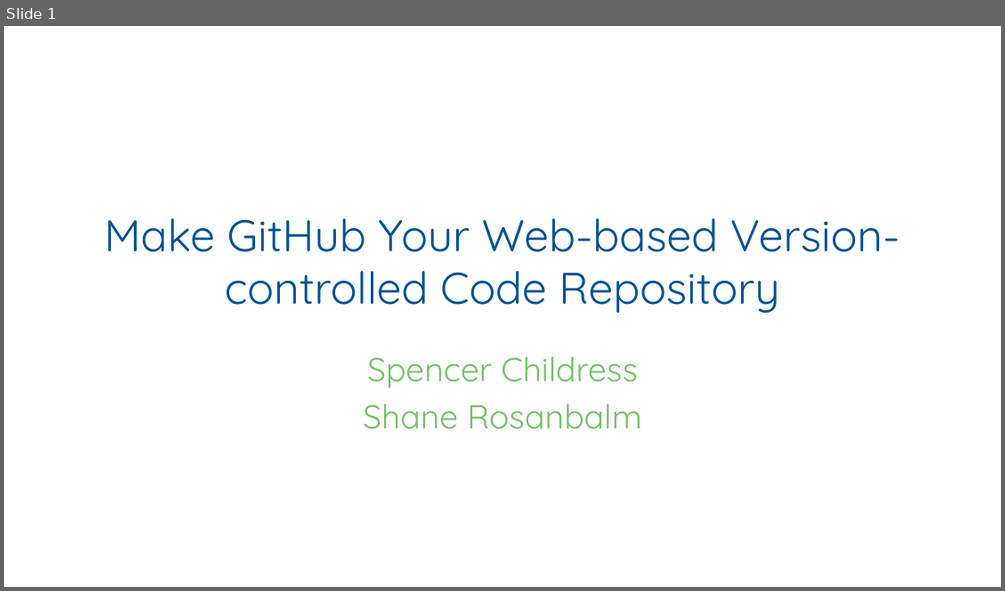
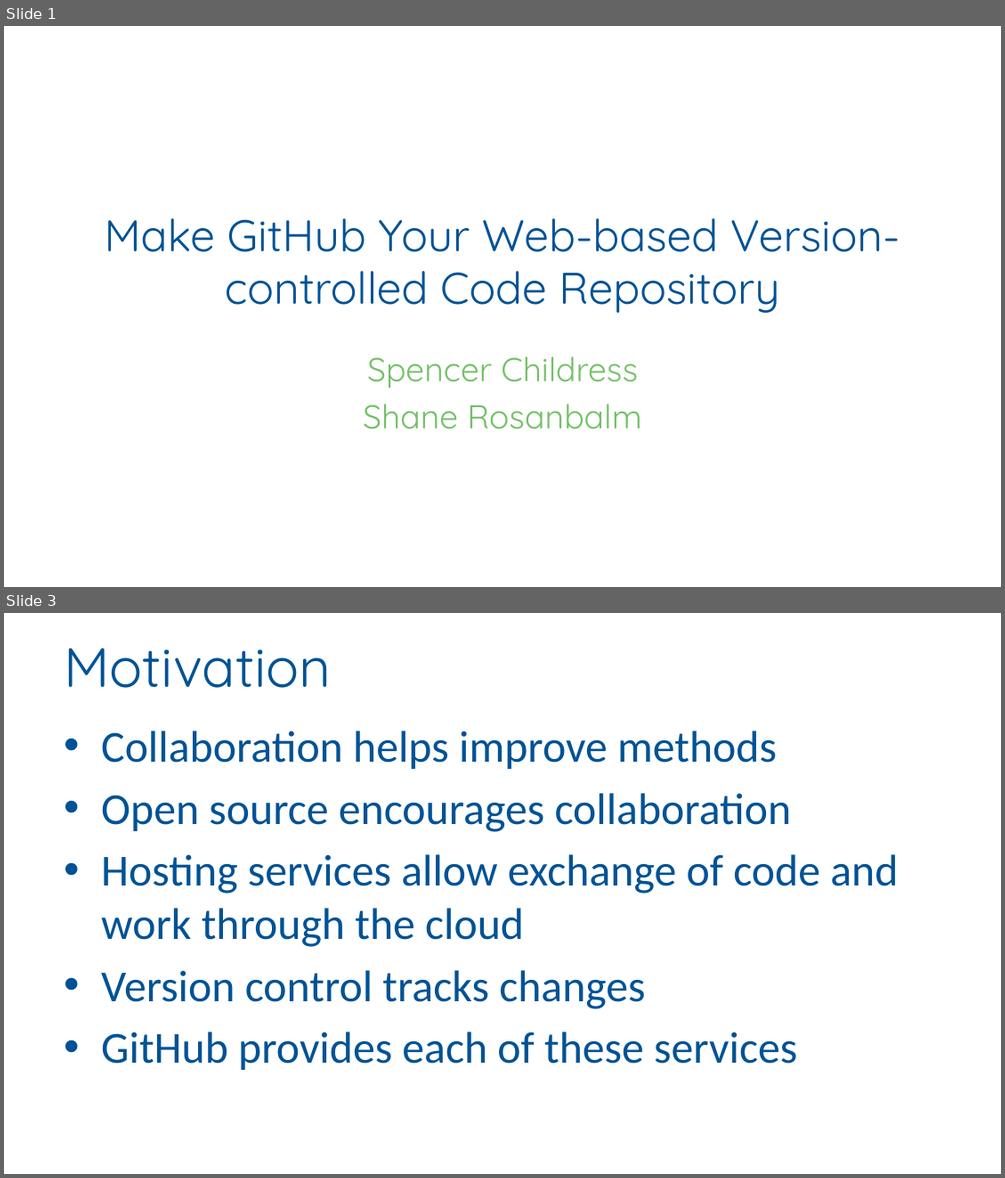
Before and after one commit to RhoInc/sas-install-github, a slide deck: docs/CT06.pptx. Shown one above the other, each under a label of ours: slide 1 before the commit, slides 1 and 3 after it; the slides between them are not shown. The pictures are 1005x591 and 1005x1178 pixels, drawn with LibreOffice and Linux fonts; fonts in the diff are those of the drawing; background and template pictures are left out. Boxes give left, top, right and bottom in pixels: in the first picture for what was removed or moved away, otherwise in the second. Text is boxed around its words. In the diff, an @@ line names an element or a change of style, - is before the commit and + after.

```diff
--- a/docs/CT06.pptx
+++ b/docs/CT06.pptx
@@ slide 3 added at (4, 613, 1001, 1174), background #FFFFFF @@
@@ title added at (64, 648, 331, 688), 40 pt, text #005295 @@
+Motivation
@@ text added at (101, 730, 898, 1070), 32 pt, text #005295 @@
+• Collaboration helps improve methods
+• Open source encourages collaboration
+• Hosting services allow exchange of code and work through the cloud
+• Version control tracks changes
+• GitHub provides each of these services
```
Also in this commit, not shown: 6 slides changed, 3 other slides added, 2 slides removed.
